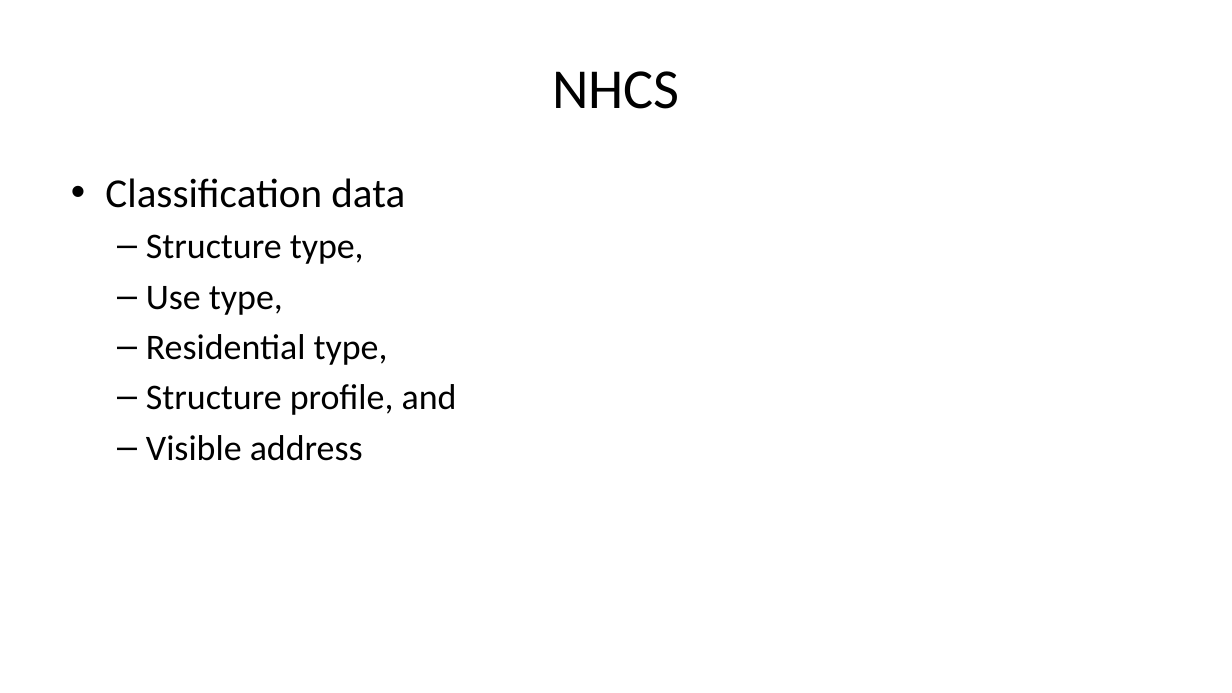
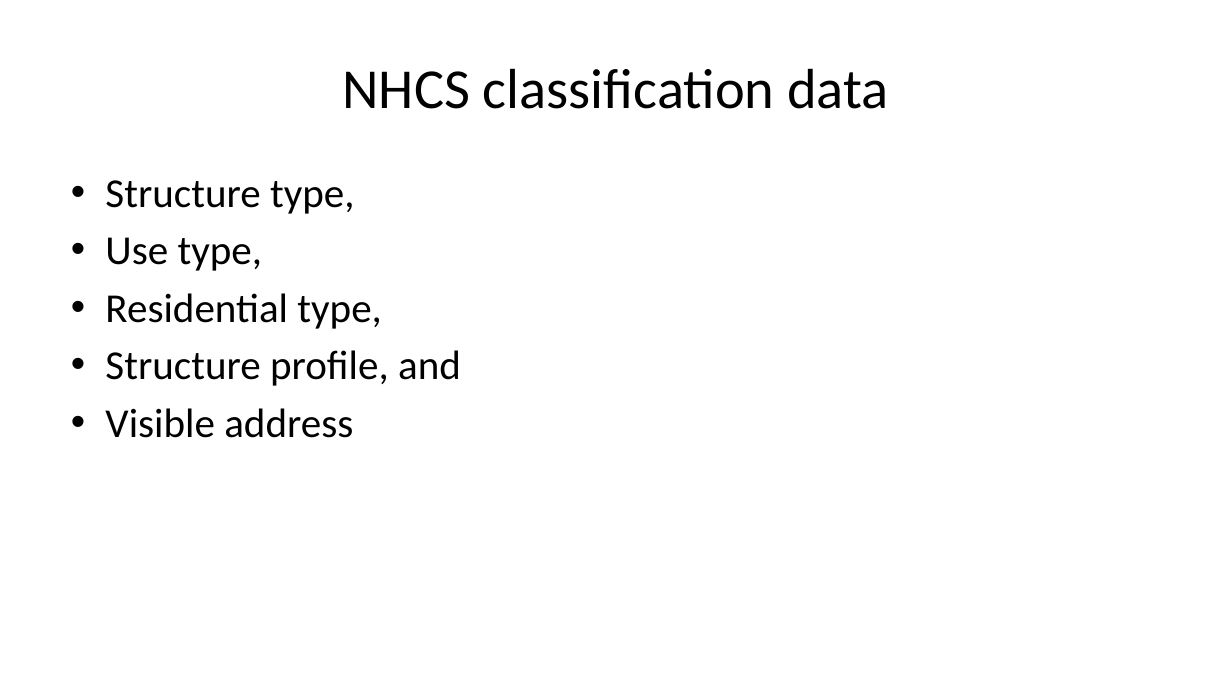
Before and after one commit to pmean/talks, a slide deck: slide 7 of nhcs/seattle-talk.pptx (slide 3 before the commit). Drawn at 1232x693 pixels with LibreOffice and Linux fonts; fonts in the diff are those of the drawing. Boxes give left, top, right and bottom in pixels: in the first picture for what was removed or moved away, otherwise in the second. Text is boxed around its words. In the diff, an @@ line names an element or a change of style, - is before the commit and + after.

```diff
--- a/nhcs/seattle-talk.pptx
+++ b/nhcs/seattle-talk.pptx
@@ title at [343, 68, 888, 109]: text changed @@
-NHCS
+NHCS classification data
@@ text "Structure type," at [105, 180, 461, 438]: size 28 to 32 pt; bullet – to •; list level 2 to 1 in "Structure type,"; list level 2 to 1 in "Use type,"; list level 2 to 1 in "Residential type,"; list level 2 to 1 in "Structure profile, and"; list level 2 to 1 in "Visible address" @@
@@ text at [105, 178, 405, 208]: paragraph removed @@
-• Classification data
```
Also in this commit, not shown: 10 other slides changed, 5 slides added, 1 slide removed, 2 other files.
